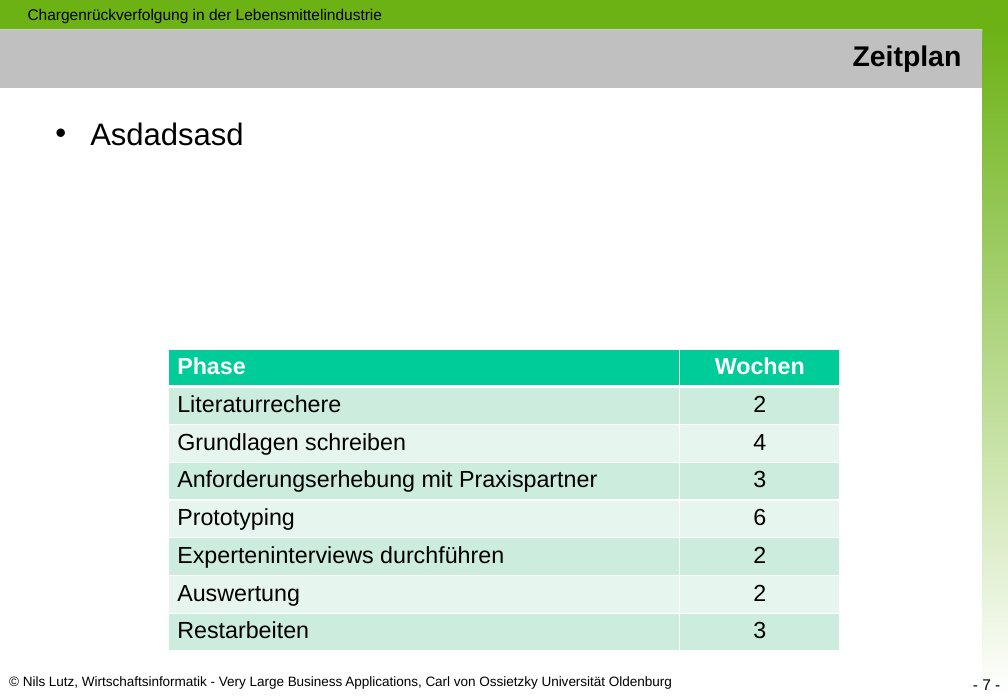
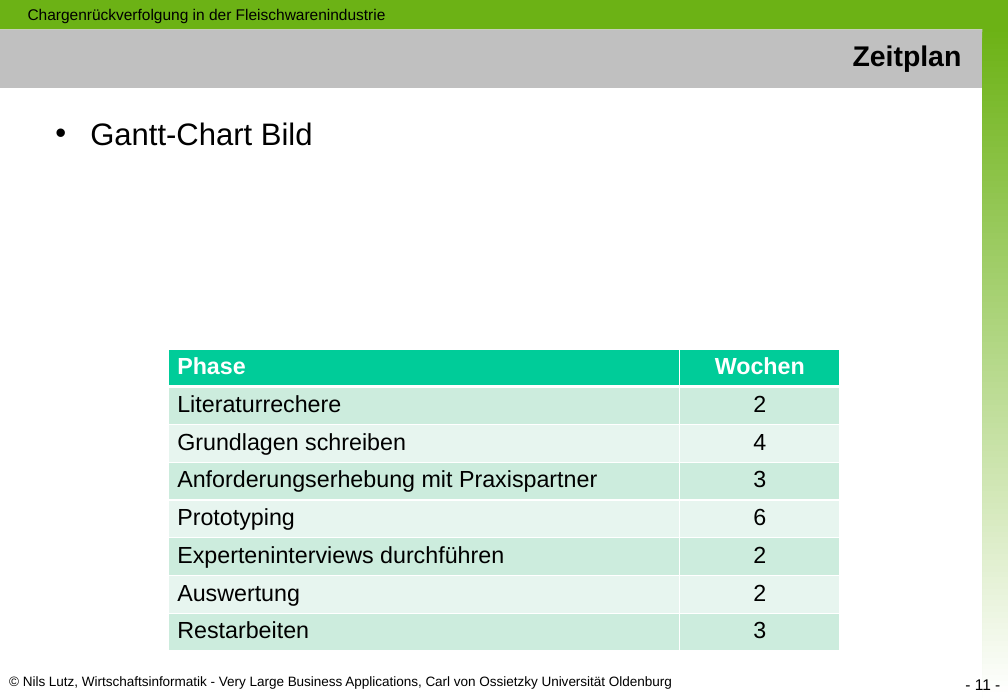
Before and after one commit to nimble-123/masterthesis, a slide deck: slide 11 of presentations/Proposal.pptx (slide 7 before the commit). Drawn at 1008x698 pixels with LibreOffice and Linux fonts; fonts in the diff are those of the drawing. Boxes give left, top, right and bottom in pixels: in the first picture for what was removed or moved away, otherwise in the second. Text is boxed around its words. In the diff, an @@ line names an element or a change of style, - is before the commit and + after.

```diff
--- a/presentations/Proposal.pptx
+++ b/presentations/Proposal.pptx
@@ text at box(28, 8, 386, 23): text changed @@
-Chargenrückverfolgung in der Lebensmittelindustrie
+Chargenrückverfolgung in der Fleischwarenindustrie
@@ text at box(90, 122, 313, 146): text changed @@
-• Asdadsasd
+• Gantt-Chart Bild
@@ page number at box(975, 679, 991, 690): text changed @@
-- 7 -
+- 11 -
```
Also in this commit, not shown: 7 other slides changed, 5 slides added.
